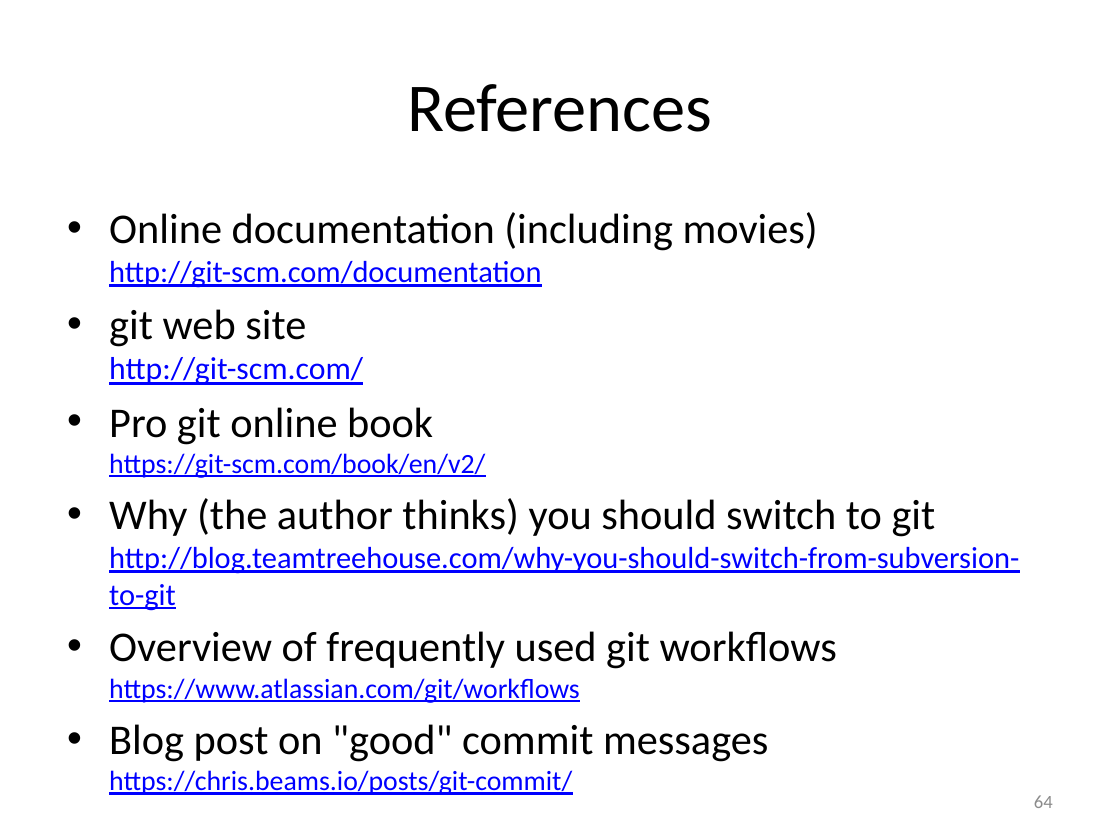
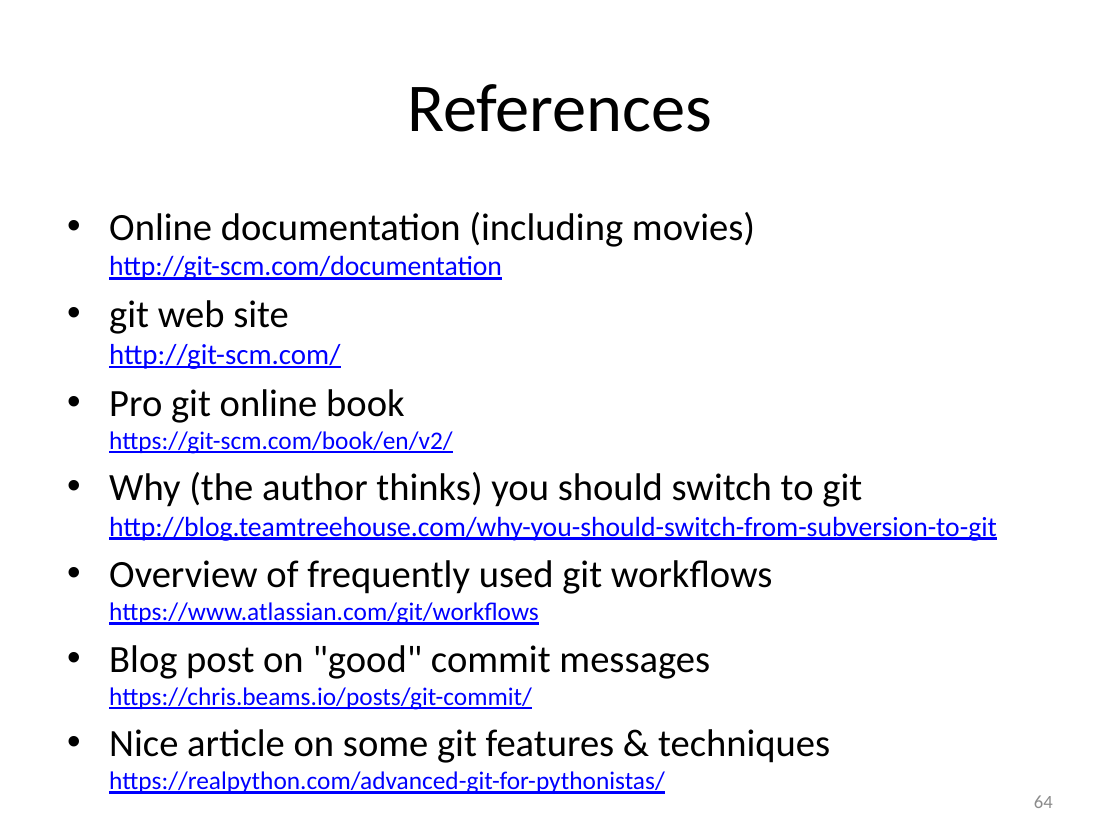
Before and after one commit to gjbex/training-material, a slide deck: slide 64 of LinuxTools/VersionControl/version_control_git.pptx. Drawn at 1120x840 pixels with LibreOffice and Linux fonts; fonts in the diff are those of the drawing. Boxes give left, top, right and bottom in pixels: in the first picture for what was removed or moved away, otherwise in the second. Text is boxed around its words. In the diff, an @@ line names an element or a change of style, - is before the commit and + after.

Commit message:
Add reference to blog post on git features for Python developers

```diff
--- a/LinuxTools/VersionControl/version_control_git.pptx
+++ b/LinuxTools/VersionControl/version_control_git.pptx
@@ text at (x1=109, y1=212, x2=997, y2=710): size 27.2 to 24.8 pt in "Online documentation (including movies)", "git web site", "Pro git online book", "Why (the author thinks) you should switch ..." and 2 more places; size 19.6 to 17.8 pt in "http://git-scm.com/documentation", "http://blog.teamtreehouse.com/why-you-should-switch-from-sub ..."; size 20.4 to 18.6 pt in "http://git-scm.com/"; size 17.9 to 16.3 pt in "https://git-scm.com/book/en/v2/", "https://www.atlassian.com/git/workflows", "https://chris.beams.io/posts/git-commit/" @@
@@ text at (x1=109, y1=729, x2=830, y2=794): paragraph added @@
+• Nice article on some git features & techniques
+  https://realpython.com/advanced-git-for-pythonistas/
```
